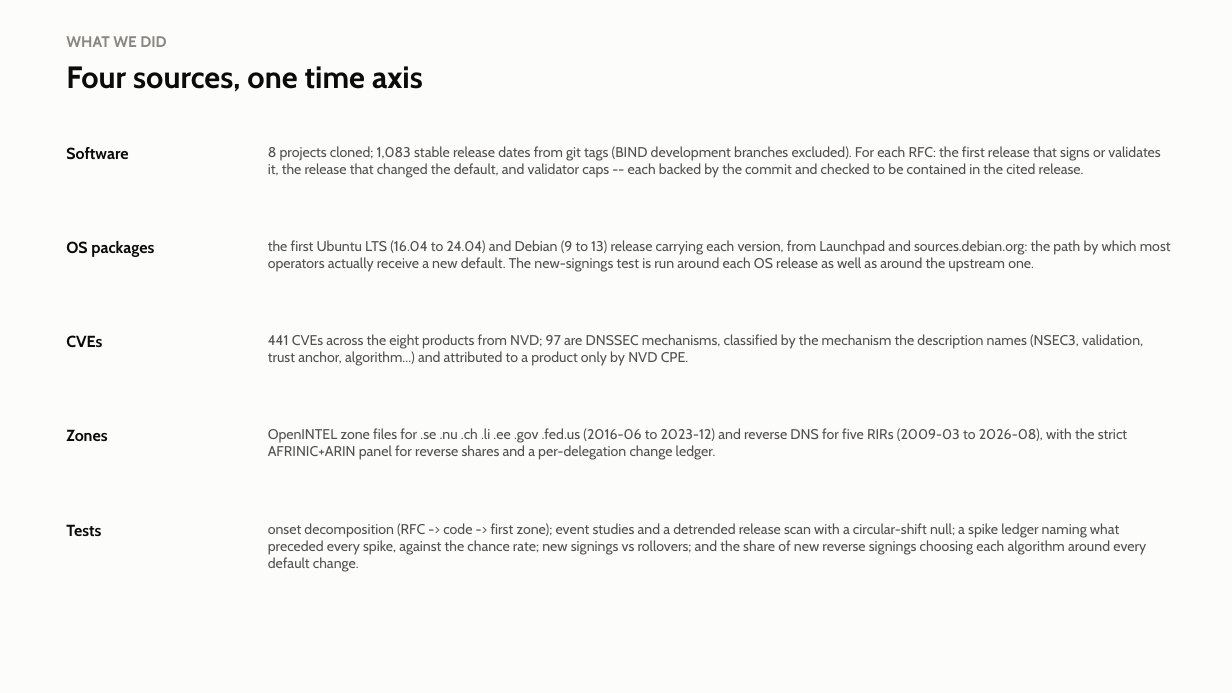
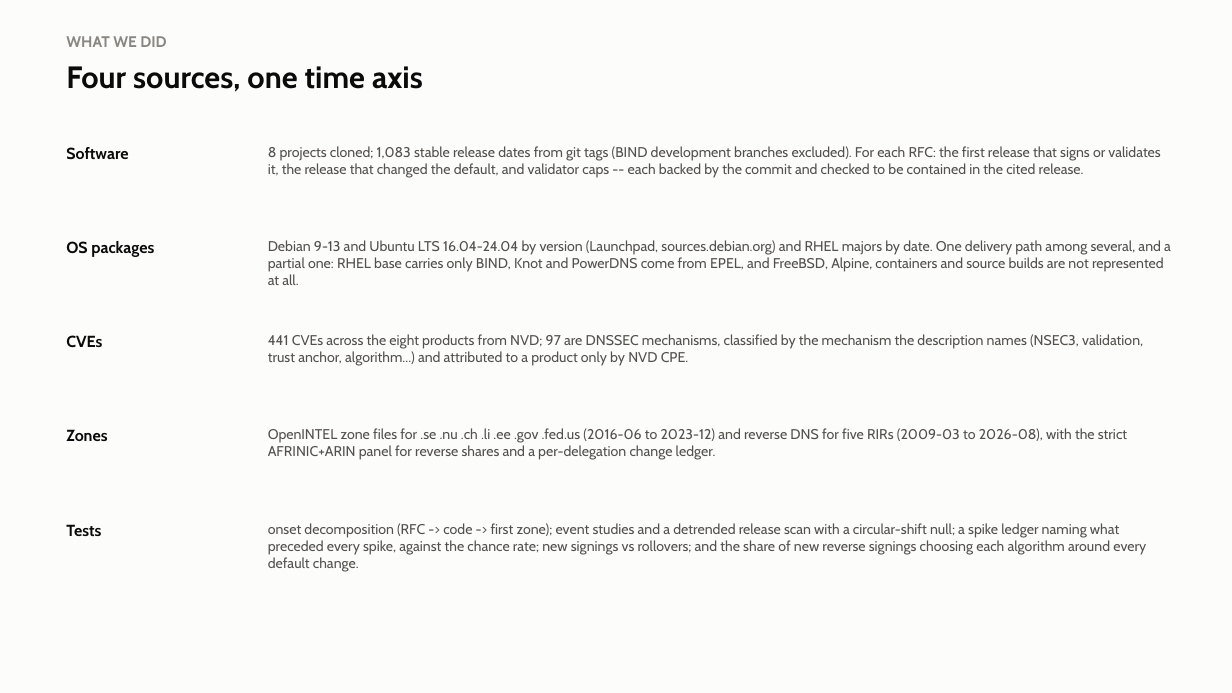
Before and after one commit to j776w781/rfc_adoption, a slide deck: slide 2 of out/analysis/dnssec_software_summary.pptx. Drawn at 1232x693 pixels with LibreOffice and Linux fonts; fonts in the diff are those of the drawing. Boxes give left, top, right and bottom in pixels: in the first picture for what was removed or moved away, otherwise in the second. Text is boxed around its words. In the diff, an @@ line names an element or a change of style, - is before the commit and + after.

```diff
--- a/out/analysis/dnssec_software_summary.pptx
+++ b/out/analysis/dnssec_software_summary.pptx
@@ text at [268, 240, 1171, 285]: text changed @@
-the first Ubuntu LTS (16.04 to 24.04) and Debian (9 to 13) release carrying each version, from Launchpad and sources.debian.org: the path by which most operators actually receive a new default. The new-signings test is run around each OS release as well as around the upstream one.
+Debian 9-13 and Ubuntu LTS 16.04-24.04 by version (Launchpad, sources.debian.org) and RHEL majors by date. One delivery path among several, and a partial one: RHEL base carries only BIND, Knot and PowerDNS come from EPEL, and FreeBSD, Alpine, containers and source builds are not represented at all.
```
Also in this commit, not shown: 5 other slides changed, 8 other files.
